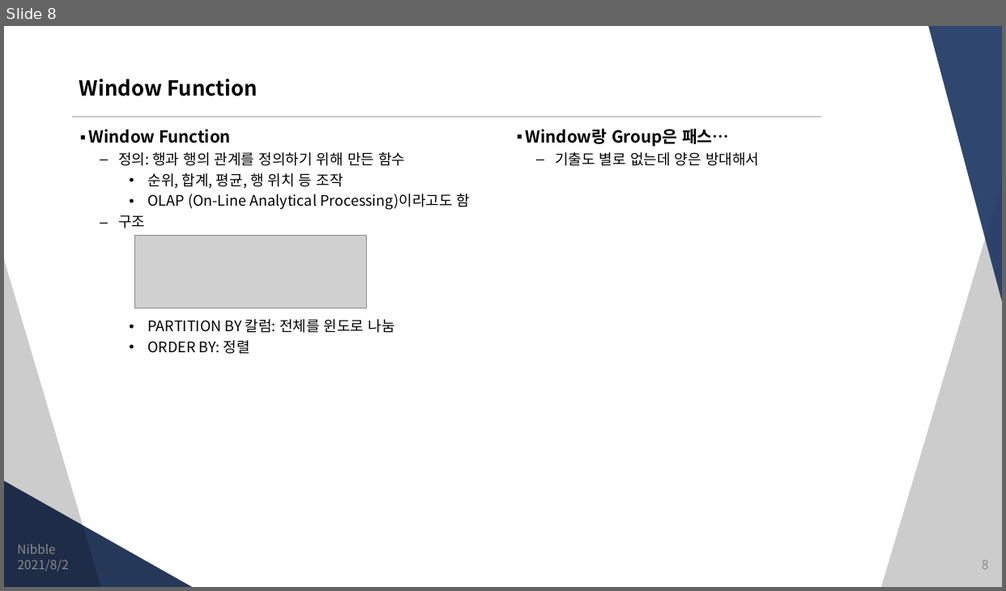
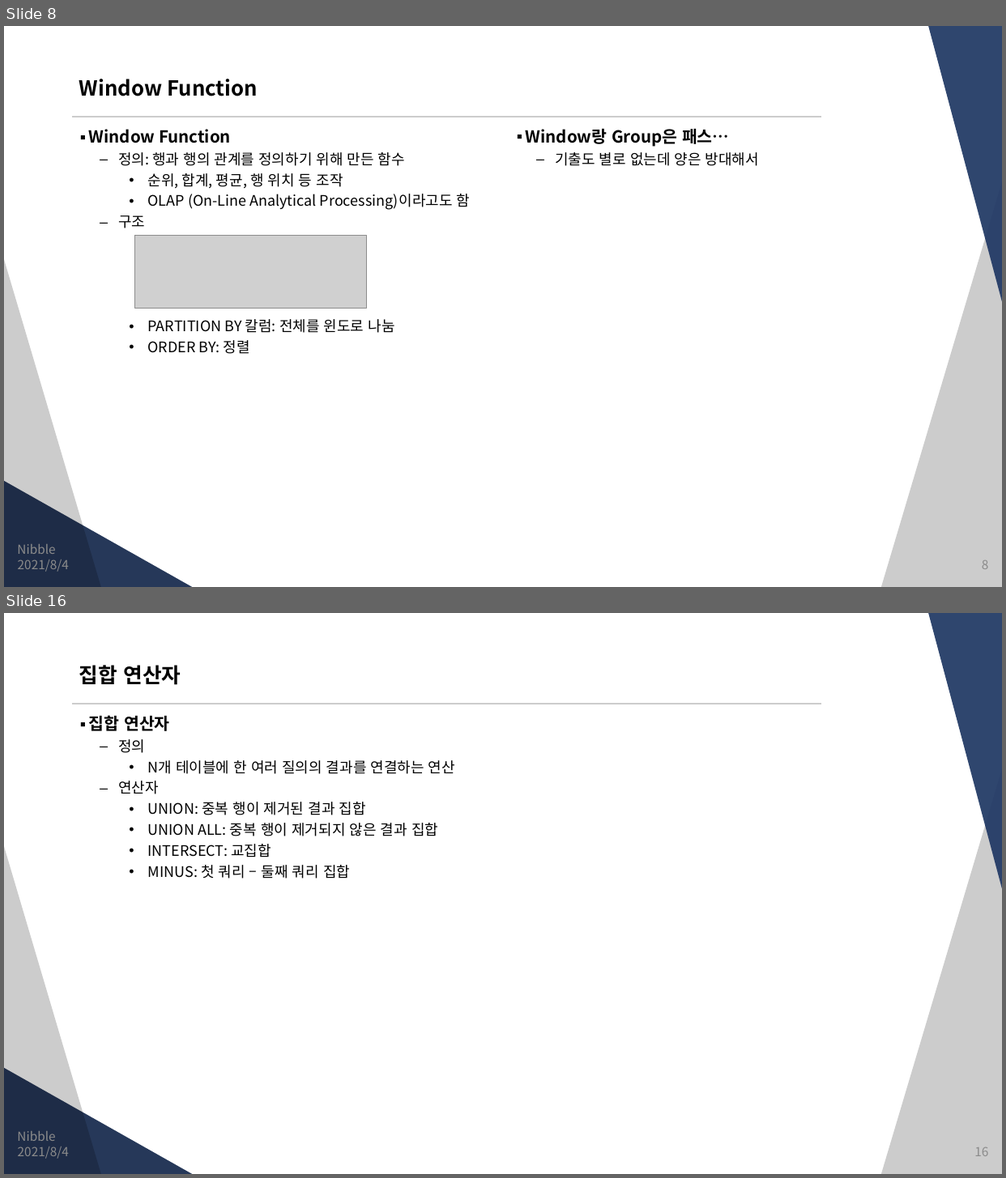
Before and after one commit to JungSangHyeon/2021-TIL, a slide deck: 정보처리기사/3. DB 구축.pptx. Shown one above the other, each under a label of ours: slide 8 before the commit, slides 8 and 16 after it; the slides between them are not shown. The pictures are 1006x591 and 1006x1178 pixels, drawn with LibreOffice and Linux fonts; fonts in the diff are those of the drawing; grey boxes stand for pictures. Boxes give left, top, right and bottom in pixels: in the first picture for what was removed or moved away, otherwise in the second. Text is boxed around its words. In the diff, an @@ line names an element or a change of style, - is before the commit and + after.

```diff
--- a/정보처리기사/3. DB 구축.pptx
+++ b/정보처리기사/3. DB 구축.pptx
@@ slide 16 added at <box>4,613,1002,1174</box>, background #FFFFFF; not listed: 5 template elements that a slide beside it also shows @@
@@ title added at <box>79,665,181,685</box>, 20 pt, text #000000, bold @@
+집합 연산자
@@ text added at <box>89,715,455,879</box>, 14 pt, text #000000 @@
+▪ 집합 연산자
+  – 정의
+    • N개 테이블에 한 여러 질의의 결과를 연결하는 연산
+  – 연산자
+    • UNION: 중복 행이 제거된 결과 집합
+    • UNION ALL: 중복 행이 제거되지 않은 결과 집합
+    • INTERSECT: 교집합
+    • MINUS: 첫 쿼리 – 둘째 쿼리 집합
@@ text added at <box>17,1131,55,1141</box>, 12 pt, text #8C8C8C @@
+Nibble
@@ text added at <box>18,1147,69,1159</box>, 12 pt, text #8C8C8C @@
+2021/8/4
@@ page number added at <box>974,1148,988,1157</box>, 12 pt, text #8C8C8C @@
+16
@@ slide 8 changed as well @@
@@ text at <box>18,560,69,572</box>: text changed @@
-2021/8/2
+2021/8/4
```
Also in this commit, not shown: 6 other slides changed, 9 other slides added.
